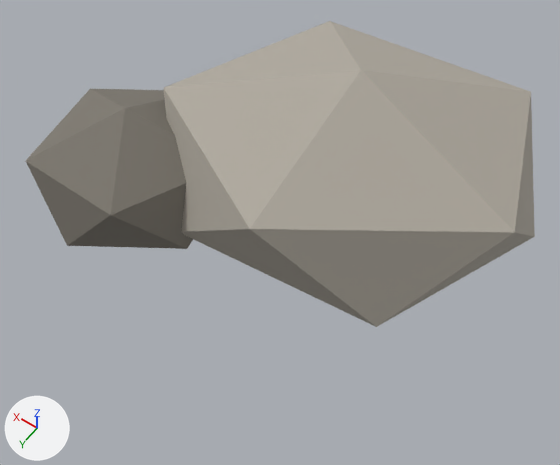
A saved change to the FBX model client/CityBuilder/Assets/_Project/Art/Resources/Models/common/rock.fbx.
One viewpoint serves both versions: a 50 mm camera at (-0.117, 0.22, 0.298) aimed at (0.011, 0.041, 0.017). Arrows for +X, +Y and +Z are at lower left; the lights stay in place. The first picture is the older version. Where no turn or scale is listed for an object, it has been applied to the vertices.

In view in the first picture: 'rock'.
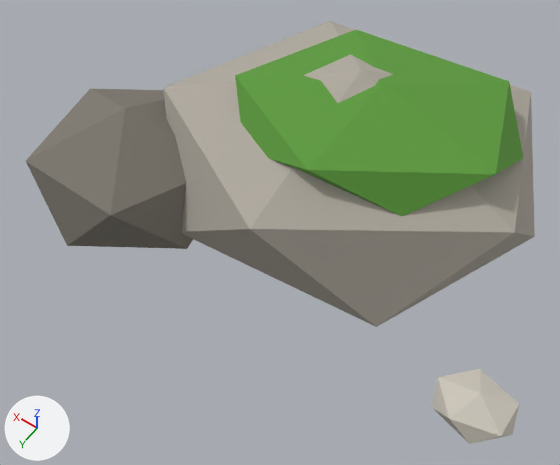
Boxes (x1, y1, x2, y2) around the edits, measured in the pictures (560 x 465 px):
'rock', reshaped (38% taller)
    before: (26, 21, 535, 327)
    after: (26, 21, 535, 444)
part 1 of me_rock, added (green)
    after: (235, 30, 523, 216)
part 2 of me_rock, added
    after: (432, 369, 519, 444)

The change, as a diff of the scene's bpy script:
```diff
--- a/client/CityBuilder/Assets/_Project/Art/Resources/Models/common/rock.fbx.py
+++ b/client/CityBuilder/Assets/_Project/Art/Resources/Models/common/rock.fbx.py
@@ me_rock @@
 # used by ob_rock; location = (0.0, 0.0, 0.0)
-me_rock.from_pydata(...)  # 24 vertices, 40 faces; spans x -0.084..0.136, y -0.073..0.097, z -0.02..0.09
+me_rock.from_pydata(...)  # 48 vertices, 80 faces; spans x -0.118..0.136, y -0.073..0.097, z -0.02..0.09
+# me_rock part 1: the loose piece of 12 vertices spanning x -0.084..0.084, y -0.073..0.073, z -0.02..0.09 is copied, and the copy is scaled about its middle by (0.697, 0.664, 0.318), then moved by (-0.01, 0.0, 0.035); it spans x -0.069..0.049, y -0.049..0.049, z 0.053..0.087
+# me_rock part 2: a new loose piece, an icosphere of 20 faces spanning x -0.118..-0.082, y 0.046..0.074, z -0.006..0.016, in mat_m_palette_era1 (picture img_palette_era1_png)
 me_rock.materials.append(mat_m_palette_era1)
```
